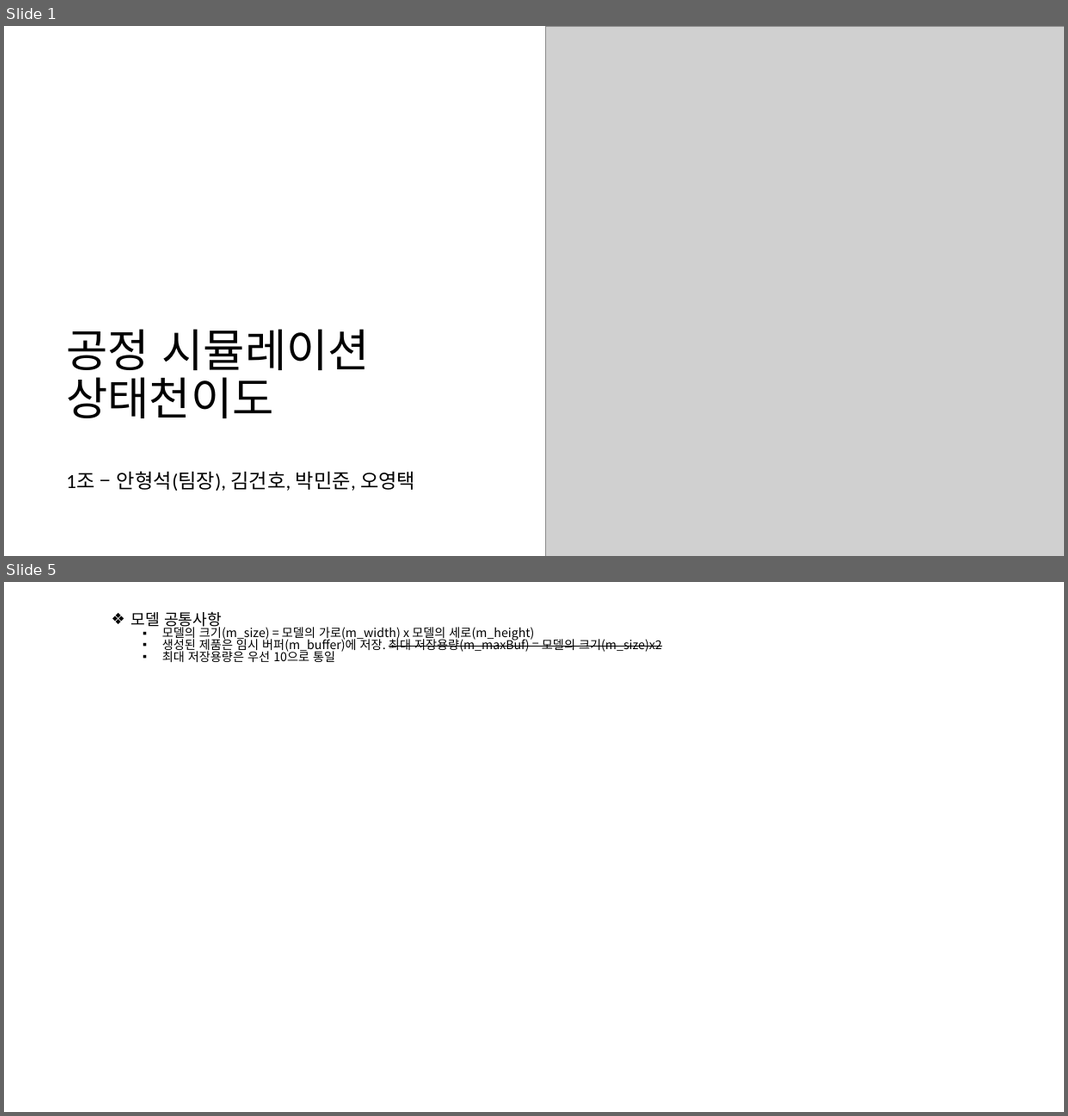
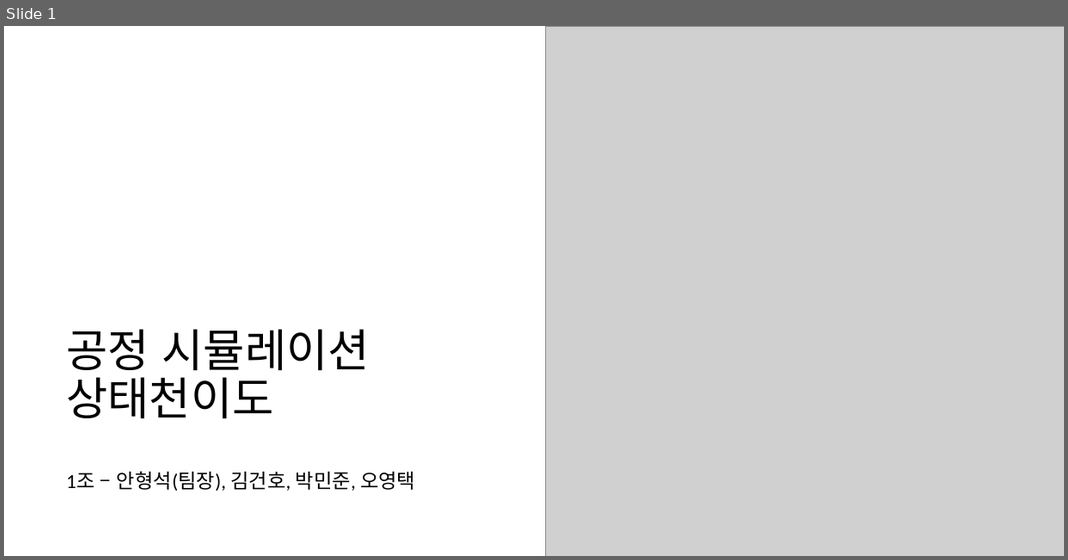
Before and after one commit to Tentailsahri/DT_FINAL_Project, a slide deck: 상태천이도.pptx. Shown one above the other, each under a label of ours: slides 1 and 5 before the commit, slide 1 after it; the slides between them are not shown. The pictures are 1068x1116 and 1068x560 pixels, drawn with LibreOffice and Linux fonts; fonts in the diff are those of the drawing; grey boxes stand for pictures. Boxes give left, top, right and bottom in pixels: in the first picture for what was removed or moved away, otherwise in the second. Text is boxed around its words. In the diff, an @@ line names an element or a change of style, - is before the commit and + after.

```diff
--- a/상태천이도.pptx
+++ b/상태천이도.pptx
@@ slide 5 removed at [4,582,1064,1112], background #FFFFFF @@
@@ text removed at [130,611,662,662] @@
-❖ 모델 공통사항
-  ▪ 모델의 크기(m_size) = 모델의 가로(m_width) x 모델의 세로(m_height)
-  ▪ 생성된 제품은 임시 버퍼(m_buffer)에 저장. 최대 저장용량(m_maxBuf) = 모델의 크기(m_size)x2
-  ▪ 최대 저장용량은 우선 10으로 통일
```
Also in this commit, not shown: 7 slides changed.
